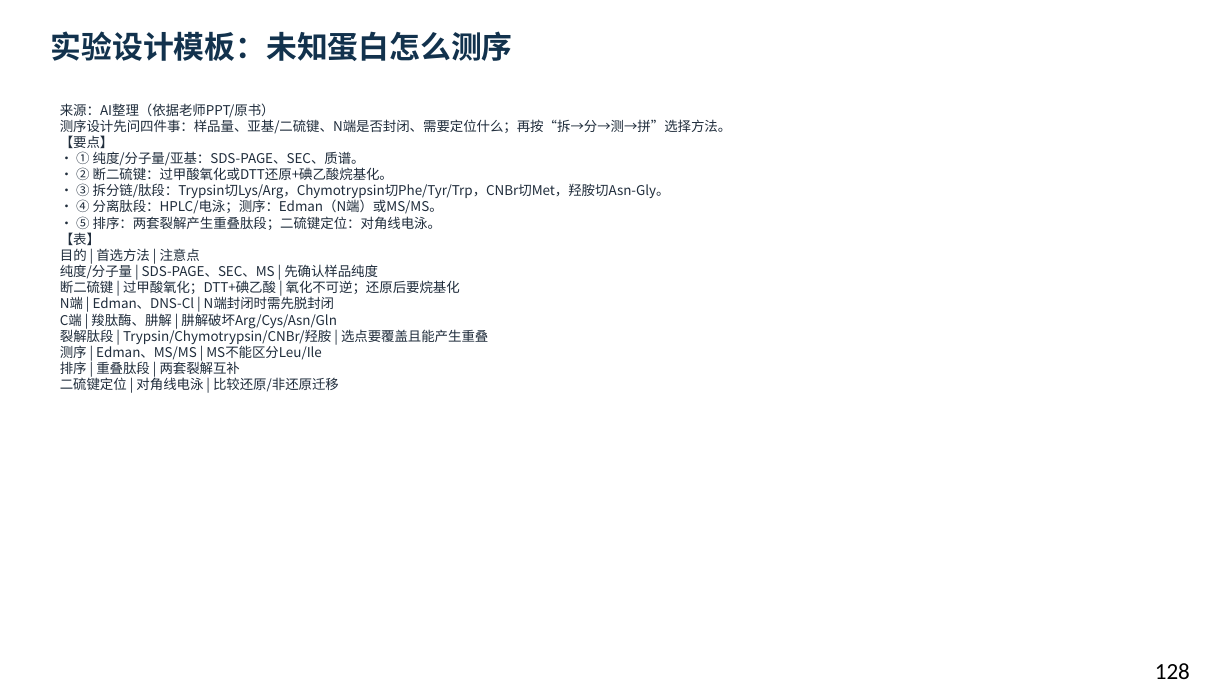
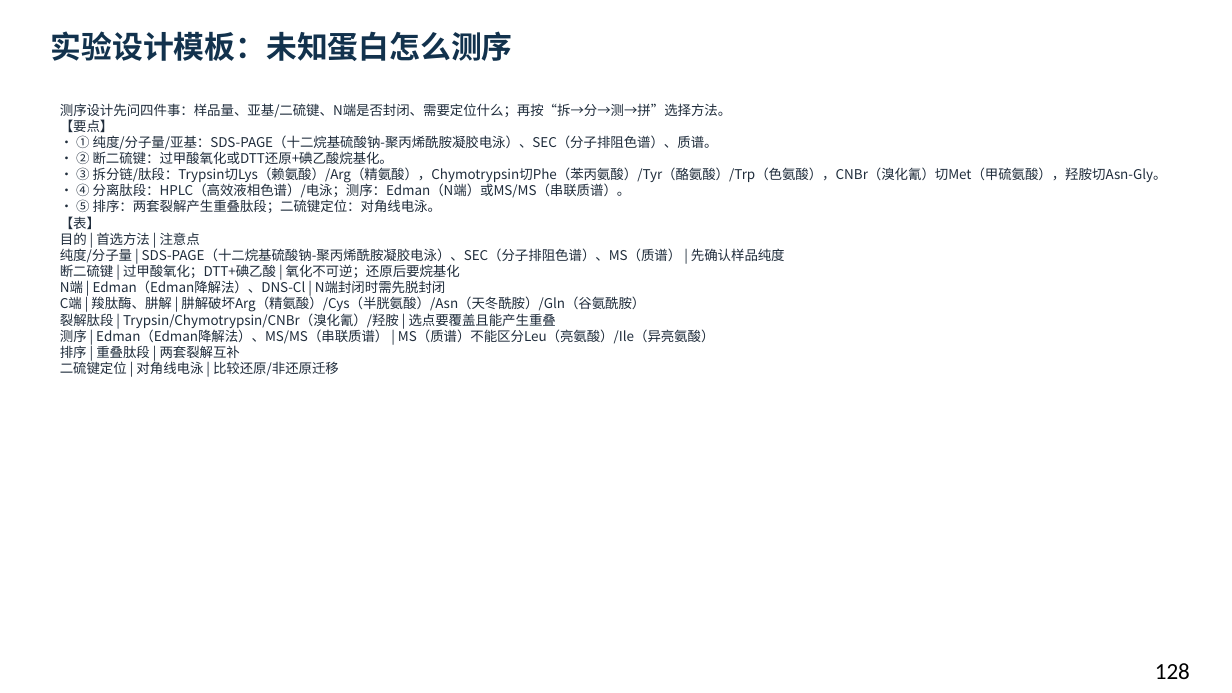
Before and after one commit to newkan-li/Biochemistry, a slide deck: slide 128 of downloads/bc02-ai-style.pptx. Drawn at 1232x693 pixels with LibreOffice and Linux fonts; fonts in the diff are those of the drawing. Boxes give left, top, right and bottom in pixels: in the first picture for what was removed or moved away, otherwise in the second. Text is boxed around its words. In the diff, an @@ line names an element or a change of style, - is before the commit and + after.

```diff
--- a/downloads/bc02-ai-style.pptx
+++ b/downloads/bc02-ai-style.pptx
@@ text at (x1=60, y1=103, x2=1167, y2=376): text changed @@
-来源：AI整理（依据老师PPT/原书）
-测序设计先问四件事：样品量、亚基/二硫键、N端是否封闭、需要定位什么；再按“拆→分→测→拼”选择方法。
-【要点】
-• ① 纯度/分子量/亚基：SDS-PAGE、SEC、质谱。
-• ② 断二硫键：过甲酸氧化或DTT还原+碘乙酸烷基化。
-• ③ 拆分链/肽段：Trypsin切Lys/Arg，Chymotrypsin切Phe/Tyr/Trp，CNBr切Met，羟胺切Asn-Gly。
-• ④ 分离肽段：HPLC/电泳；测序：Edman（N端）或MS/MS。
-• ⑤ 排序：两套裂解产生重叠肽段；二硫键定位：对角线电泳。
-【表】
-目的 | 首选方法 | 注意点
-纯度/分子量 | SDS-PAGE、SEC、MS | 先确认样品纯度
-断二硫键 | 过甲酸氧化；DTT+碘乙酸 | 氧化不可逆；还原后要烷基化
-N端 | Edman、DNS-Cl | N端封闭时需先脱封闭
-C端 | 羧肽酶、肼解 | 肼解破坏Arg/Cys/Asn/Gln
-裂解肽段 | Trypsin/Chymotrypsin/CNBr/羟胺 | 选点要覆盖且能产生重叠
-测序 | Edman、MS/MS | MS不能区分Leu/Ile
-排序 | 重叠肽段 | 两套裂解互补
-二硫键定位 | 对角线电泳 | 比较还原/非还原迁移
+测序设计先问四件事：样品量、亚基/二硫键、N端是否封闭、需要定位什么；再按“拆→分→测→拼”选择方法。
+【要点】
+• ① 纯度/分子量/亚基：SDS-PAGE（十二烷基硫酸钠-聚丙烯酰胺凝胶电泳）、SEC（分子排阻色谱）、质谱。
+• ② 断二硫键：过甲酸氧化或DTT还原+碘乙酸烷基化。
+• ③ 拆分链/肽段：Trypsin切Lys（赖氨酸）/Arg（精氨酸），Chymotrypsin切Phe（苯丙氨酸）/Tyr（酪氨酸）/Trp（色氨酸），CNBr（溴化氰）切Met（甲硫氨酸），羟胺切Asn-Gly。
+• ④ 分离肽段：HPLC（高效液相色谱）/电泳；测序：Edman（N端）或MS/MS（串联质谱）。
+• ⑤ 排序：两套裂解产生重叠肽段；二硫键定位：对角线电泳。
+【表】
+目的 | 首选方法 | 注意点
+纯度/分子量 | SDS-PAGE（十二烷基硫酸钠-聚丙烯酰胺凝胶电泳）、SEC（分子排阻色谱）、MS（质谱） | 先确认样品纯度
+断二硫键 | 过甲酸氧化；DTT+碘乙酸 | 氧化不可逆；还原后要烷基化
+N端 | Edman（Edman降解法）、DNS-Cl | N端封闭时需先脱封闭
+C端 | 羧肽酶、肼解 | 肼解破坏Arg（精氨酸）/Cys（半胱氨酸）/Asn（天冬酰胺）/Gln（谷氨酰胺）
+裂解肽段 | Trypsin/Chymotrypsin/CNBr（溴化氰）/羟胺 | 选点要覆盖且能产生重叠
+测序 | Edman（Edman降解法）、MS/MS（串联质谱） | MS（质谱）不能区分Leu（亮氨酸）/Ile（异亮氨酸）
+排序 | 重叠肽段 | 两套裂解互补
+二硫键定位 | 对角线电泳 | 比较还原/非还原迁移
```
Also in this commit, not shown: 150 other slides changed, 3 other files.
